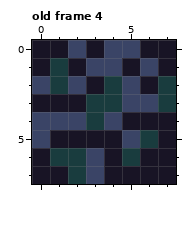
One commit to this pixel-art file: assets/tileset.aseprite. This is how it looked before the edit.
8x8 pixels, 9 frames. Shown: old frame 4. The commit also changed other frames, which this record leaves out.
The result:
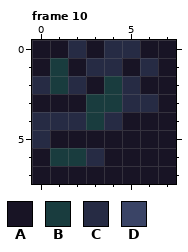
Palette (. is transparent): A #181425  B #193c3e  C #262b44  D #3a4466
A new or re-ordered frame is compared with the old frame closest to it.
Change:
frames 9 -> 15
Frame 10 is new; against old frame 4:
The edit turns colour B into colour A in rows 2 to 3 at x 7; in row 5 at x 6; in row 6 at x 5; in row 7 at x 2.
The edit turns colour D into colour A in row 5 at x 5; in row 7 at x 3.
The edit turns colour D into colour C in row 0 at x 2 and 4 to 5; in row 1 at x 3 to 4 and 6; in row 2 at x 0, 2 and 5; in row 3 at x 5 to 6; in row 4 at x 0 to 2 and 4; in row 5 at x 0.
The edit turns colour D into colour C in row 6 at x 3.
